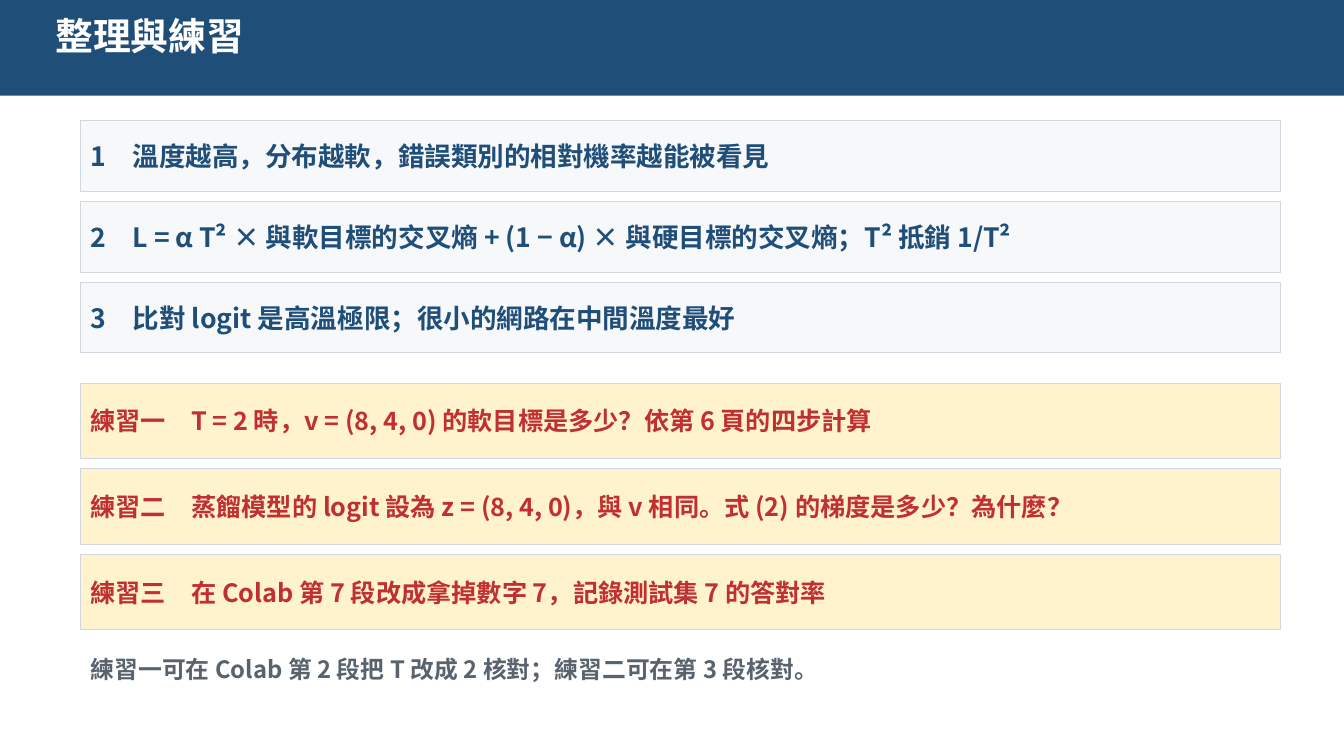
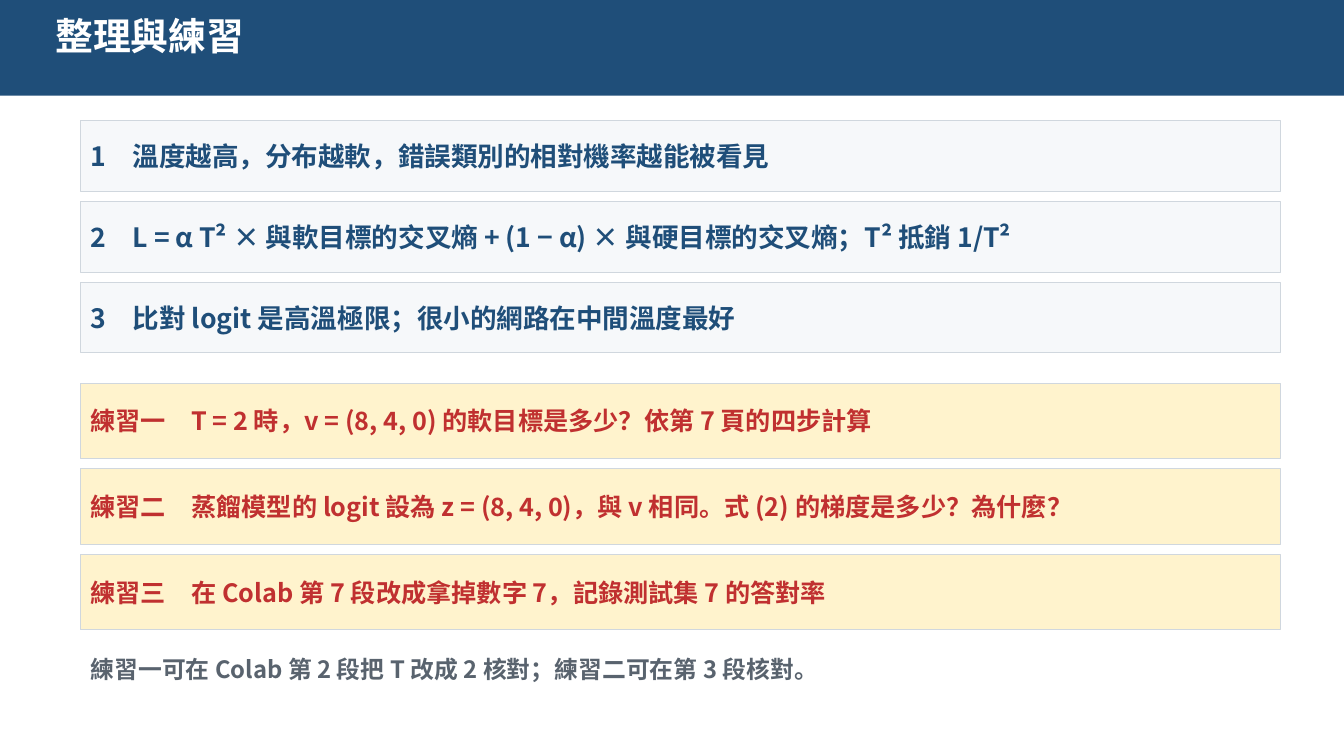
Before and after one commit to pychang-ai/115-1_DLMA, a slide deck: slide 20 of topics/knowledge-distillation/課外主題_知識蒸餾.pptx (slide 19 before the commit). Drawn at 1344x756 pixels with LibreOffice and Linux fonts; fonts in the diff are those of the drawing. Boxes give left, top, right and bottom in pixels: in the first picture for what was removed or moved away, otherwise in the second. Text is boxed around its words. In the diff, an @@ line names an element or a change of style, - is before the commit and + after.

```diff
--- a/topics/knowledge-distillation/課外主題_知識蒸餾.pptx
+++ b/topics/knowledge-distillation/課外主題_知識蒸餾.pptx
@@ text in rectangle at bbox=[91, 408, 872, 435]: text changed @@
-練習一 T = 2 時，v = (8, 4, 0) 的軟目標是多少？依第 6 頁的四步計算
+練習一 T = 2 時，v = (8, 4, 0) 的軟目標是多少？依第 7 頁的四步計算
```
Also in this commit, not shown: 3 other slides changed, 1 slide added, 1 other file.
